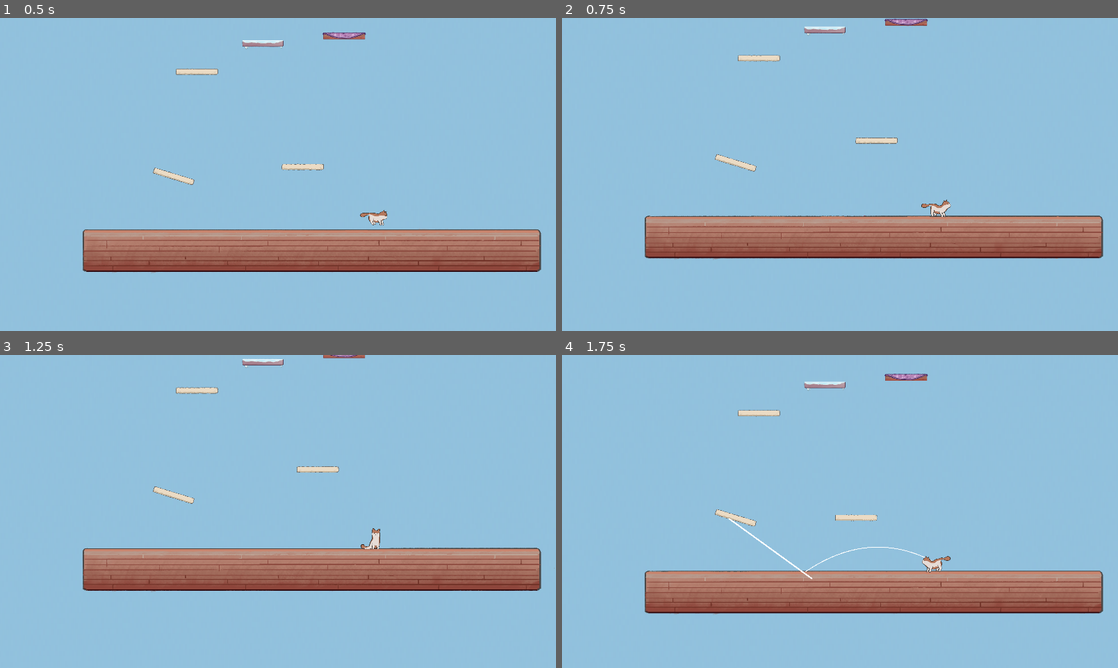
Above: before the commit, frames 1-4 (two rows, left to right).
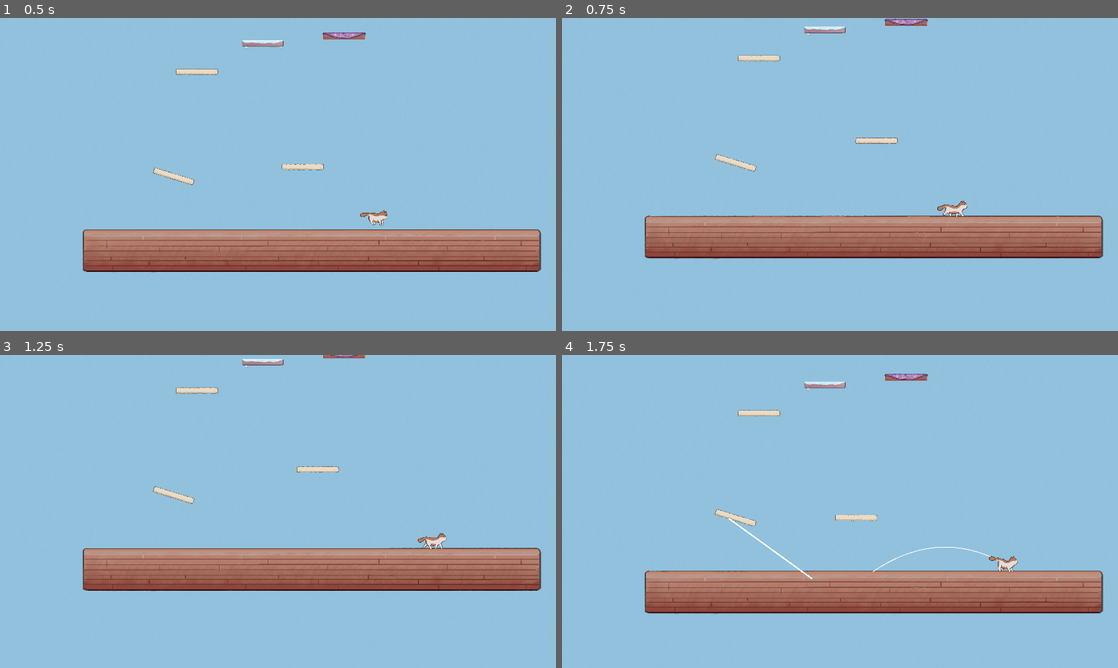
Above: after the commit, the same moments.

Repository: speedacm/Game-Dev-Catformer
Game: Godot game, scene res://Scenes/main.tscn
The game is run twice, just before and just after one commit, with the same random seed, the same clock (stepped at 60 frames per second) and the same inputs.
Inputs (mouse positions are in pixels of both pictures, inside the frame that each line leads up to):
- Up to frame 1 (0.5 s): no input
- Up to frame 2 (0.75 s): move the mouse to (962, 158) at 0.52 s; hold D (right, bound only after the commit) from 0.53 s (still down); hold E (hold) from 0.53 s (still down); tap C (c) at 0.6 s; click (962, 158) at 0.67 s
- Up to frame 3 (1.25 s): keep holding D (right, bound only after the commit); keep holding E (hold)
- Up to frame 4 (1.75 s): release D (right, bound only after the commit) at 1.25 s; release E (hold) at 1.25 s; drag from (728, 527) to (812, 574) at 1.27 s

Frame 1 is identical in both runs. In frame 2, 0.2% of the frame differs, in the area x 64-73%, y 58-64%; in frame 3, 0.3%; in frame 4, 0.4%, in the area x 43-82%, y 61-70%.

Commit message:
update key bindings, add sprinting, add hopping (#32)
* update key bindings, add sprinting, add hopping

* Remove hopping for now

---------

Co-authored-by: wDvy <69913344+wDvy@users.noreply.github.com>

Diff:
--- a/Scripts/kineplayer.gd
+++ b/Scripts/kineplayer.gd
@@ -28,8 +28,16 @@
 
 	if is_on_floor():
 		var direction = Input.get_axis("ui_left", "ui_right")
+		if Input.is_action_pressed("left"):
+			direction -= 1
+		if Input.is_action_pressed("right"):
+			direction += 1
+		var sprint = 1
+		if Input.is_action_pressed("sprint"):
+			sprint = 1.5
 		if direction:
-			velocity.x = direction * SPEED
+			direction /= abs(direction)
+			velocity.x = direction * SPEED * sprint
 		else:
 			velocity.x = move_toward(velocity.x, 0 , SPEED*friction)
 
@@ -43,7 +51,6 @@
 		else:
 			velocity = Vector2(0,30)
 		move_and_slide()
-		pass
 
 #func _on_wall_entered():
 
--- a/project.godot
+++ b/project.godot
@@ -36,7 +36,29 @@
 }
 hold={
 "deadzone": 0.5,
-"events": [Object(InputEventKey,"resource_local_to_scene":false,"resource_name":"","device":0,"window_id":0,"alt_pressed":false,"shift_pressed":false,"ctrl_pressed":false,"meta_pressed":false,"pressed":false,"keycode":0,"physical_keycode":69,"key_label":0,"unicode":0,"echo":false,"script":null)
+"events": [Object(InputEventKey,"resource_local_to_scene":false,"resource_name":"","device":0,"window_id":0,"alt_pressed":false,"shift_pressed":false,"ctrl_pressed":false,"meta_pressed":false,"pressed":false,"keycode":0,"physical_keycode":4194326,"key_label":0,"unicode":0,"echo":false,"script":null)
+, Object(InputEventKey,"resource_local_to_scene":false,"resource_name":"","device":0,"window_id":0,"alt_pressed":false,"shift_pressed":false,"ctrl_pressed":false,"meta_pressed":false,"pressed":false,"keycode":0,"physical_keycode":69,"key_label":0,"unicode":0,"echo":false,"script":null)
+]
+}
+sprint={
+"deadzone": 0.5,
+"events": [Object(InputEventKey,"resource_local_to_scene":false,"resource_name":"","device":0,"window_id":0,"alt_pressed":false,"shift_pressed":false,"ctrl_pressed":false,"meta_pressed":false,"pressed":false,"keycode":0,"physical_keycode":4194328,"key_label":0,"unicode":0,"echo":false,"script":null)
+, Object(InputEventKey,"resource_local_to_scene":false,"resource_name":"","device":0,"window_id":0,"alt_pressed":false,"shift_pressed":false,"ctrl_pressed":false,"meta_pressed":false,"pressed":false,"keycode":0,"physical_keycode":87,"key_label":0,"unicode":0,"echo":false,"script":null)
+]
+}
+left={
+"deadzone": 0.5,
+"events": [Object(InputEventKey,"resource_local_to_scene":false,"resource_name":"","device":-1,"window_id":0,"alt_pressed":false,"shift_pressed":false,"ctrl_pressed":false,"meta_pressed":false,"pressed":false,"keycode":0,"physical_keycode":65,"key_label":0,"unicode":97,"echo":false,"script":null)
+]
+}
+right={
+"deadzone": 0.5,
+"events": [Object(InputEventKey,"resource_local_to_scene":false,"resource_name":"","device":-1,"window_id":0,"alt_pressed":false,"shift_pressed":false,"ctrl_pressed":false,"meta_pressed":false,"pressed":false,"keycode":0,"physical_keycode":68,"key_label":0,"unicode":100,"echo":false,"script":null)
+]
+}
+hop={
+"deadzone": 0.5,
+"events": [Object(InputEventKey,"resource_local_to_scene":false,"resource_name":"","device":-1,"window_id":0,"alt_pressed":false,"shift_pressed":false,"ctrl_pressed":false,"meta_pressed":false,"pressed":false,"keycode":0,"physical_keycode":32,"key_label":0,"unicode":32,"echo":false,"script":null)
 ]
 }
 
